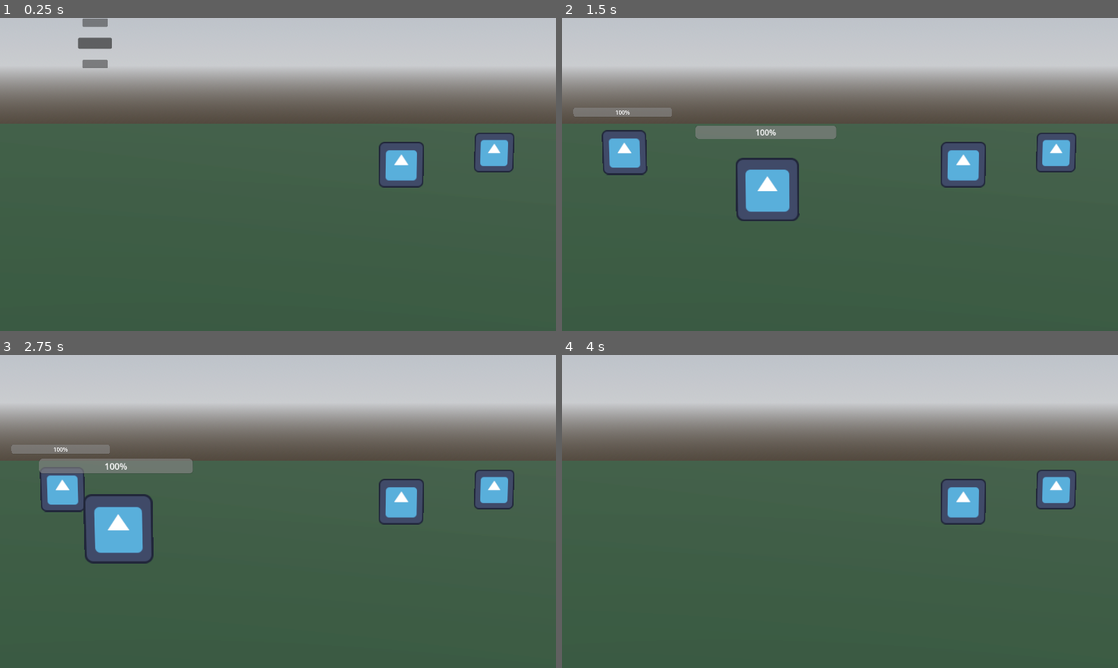
Above: before the commit, frames 1-4 (two rows, left to right).
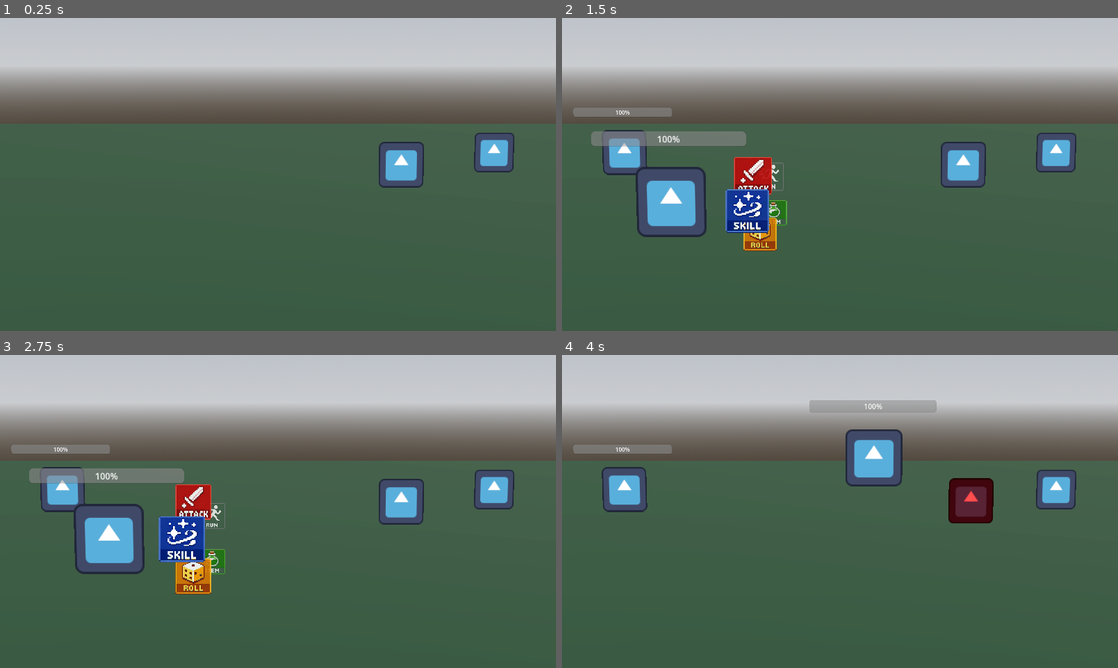
Above: after the commit, the same moments.

Repository: pollution0504/diceGame
Game: Godot game, scene res://Combat/battle_scene.tscn
The game is run twice, just before and just after one commit, with the same random seed, the same clock (stepped at 60 frames per second) and the same inputs. The project has no main scene, so this scene is started directly. The engine's default icon, where the game draws it, is replaced by a stand-in: a white triangle on a blue panel in a dark square.
Inputs:
- Up to frame 1 (0.25 s): no input
- Up to frame 2 (1.5 s): tap Enter (ui_accept) at 0.5, 1.35 s; hold D (right) 0.53-1.28 s; hold Enter (ui_accept) 0.53-1.28 s; hold S (down) from 1.28 s (still down)
- Up to frame 3 (2.75 s): tap Enter (ui_accept) at 1.52, 1.82 s; release S (down) at 2.03 s; hold D (right) from 2.03 s (still down); hold Enter (ui_accept) from 2.03 s (still down)
- Up to frame 4 (4 s): release D (right) at 2.78 s; release Enter (ui_accept) at 2.78 s; hold W (up) 2.78-3.53 s; tap Enter (ui_accept) at 2.85, 3.02, 3.32 s; hold A (left) from 3.53 s (still down); hold Enter (ui_accept) from 3.53 s (still down)

The runs differ from the first frame. In frame 1, 0.5% of the frame differs, in the area x 14-21%, y 0-16%; in frame 2, 7.9%, in the area x 5-50%, y 34-75%; in frame 3, 7.4%; in frame 4, 5.6%.

Commit message:
CAROUSEL WORKING OMG

Diff:
--- a/Combat/battle_scene.gd
+++ b/Combat/battle_scene.gd
@@ -13,6 +13,7 @@
 var allies : Array[BattleAlly]
 var enemies : Array[BattleEnemy]
 
+const COMBAT_MENU_OFFSET := Vector3(150,0,0)
 
 const BELL_TIMER_DURATION := 3.0
 const ENEMY_TURN_DELAY := 1.0
@@ -43,6 +44,10 @@
 		enemy.PlayIntroAnimation()
 	for ally in allies:
 		ally.PlayIntroAnimation()
+
+	# Problem 001
+	await get_tree().process_frame
+	await get_tree().create_timer(1.0).timeout
 	start_battle()
 
 func start_battle_music() -> void:
@@ -77,7 +82,7 @@
 		#hopefully this doesnt fuck up
 		ally.combat_menu = cm
 		cm.entity = ally
-		cm.hide()
+		cm.close()
 		ally.combat_menu.attack_pressed.connect(_on_attack_decision)
 		ally.combat_menu.run_pressed.connect(_on_run_decision)
 	# Connect using the callable syntax
@@ -116,8 +121,10 @@
 
 func ally_turn(actor: BattleAlly):
 	print(actor.name," ally turn")
-	actor.combat_menu.open()
-	# The menu will trigger _on_attack_decision via signal
+	var cam = get_viewport().get_camera_3d()
+	var screen_pos = cam.unproject_position(actor.global_position)
+	actor.combat_menu.position = screen_pos + Vector2(150, 0)
+	actor.combat_menu.open()	# The menu will trigger _on_attack_decision via signal
 
 func enemy_turn(actor: BattleEnemy):
 	print("enemy turn")
@@ -206,6 +213,9 @@
 
 	advance_turn()
 
+
+
+
 func _on_run_decision(source_entity : BattleEntity):
 	source_entity.combat_menu.close()
 	for a in allies:
--- a/Combat/combat_menu.gd
+++ b/Combat/combat_menu.gd
@@ -5,27 +5,38 @@
 
 signal attack_pressed(BattleEntity)
 signal skill_pressed(BattleEntity)
+signal roll_pressed(BattleEntity)
+signal item_pressed(BattleEntity)
 signal run_pressed(BattleEntity)
 
-@onready var option_holder := $OptionHolder
-@onready var labels := [
-	$OptionHolder/AttackLabel,
-	$OptionHolder/SkillLabel,
-	$OptionHolder/RunLabel
+## Combat Box
+@onready var carousel_container = $CarouselContainer
+@onready var option_holder := $CarouselContainer/OptionHolder
+@onready var option_icons := [
+	$CarouselContainer/OptionHolder/AttackIcon,
+	$CarouselContainer/OptionHolder/SkillIcon,
+	$CarouselContainer/OptionHolder/RollIcon,
+	$CarouselContainer/OptionHolder/ItemIcon,
+	$CarouselContainer/OptionHolder/RunIcon,
 ]
 
-var options := ["Attack", "Skill", "Run"]
+var options := ["Attack", "Skill", "Roll", "Item", "Run"]
 var selected_option := 0
 # is the menu showing
 var is_active := false
 
+# Layout -> Transform -> Size
 func _ready() -> void:
+	for icon in option_icons:
+		icon.custom_minimum_size = Vector2(96, 96)
+		icon.size = Vector2(96, 96)
 	hide()
 
 # i figured out how to do the subtext function thingy
 ## Opens the Combat Menu
 func open():
 	selected_option = 0
+	carousel_container.selected_index = 0
 	is_active = true
 	show()
 
@@ -41,11 +52,13 @@
 	if event.is_action_pressed("down"):
 		selected_option = (selected_option + 1) % options.size()
 		print(options[selected_option])
+		carousel_container.selected_index = selected_option
 		# no clue what this does lowkey
 		get_viewport().set_input_as_handled()
 
 	elif event.is_action_pressed("up"):
 		selected_option = (selected_option - 1 + options.size()) % options.size()
+		carousel_container.selected_index = selected_option
 		print(options[selected_option])
 		get_viewport().set_input_as_handled()
 
@@ -54,14 +67,18 @@
 		get_viewport().set_input_as_handled()
 
 func confirm_selection():
-	# lowkey fire
 	match options[selected_option]:
 		"Attack":
 			attack_pressed.emit(entity)
 		"Skill":
 			skill_pressed.emit(entity)
+		"Roll":
+			roll_pressed.emit(entity)
+		"Item":
+			item_pressed.emit(entity)
 		"Run":
 			run_pressed.emit(entity)
+
 
 #func update_visuals():
 	#for i in range(labels.size()):
--- a/Combat/combat_menu.tscn
+++ b/Combat/combat_menu.tscn
@@ -2,6 +2,11 @@
 
 [ext_resource type="Script" uid="uid://d4euuubm201l8" path="res://Combat/combat_menu.gd" id="1_2bcnp"]
 [ext_resource type="Script" uid="uid://bwc2axp5eah4c" path="res://carousel_menu_vert.gd" id="2_lmj7a"]
+[ext_resource type="Texture2D" uid="uid://1fwao1occ6sh" path="res://Sprites/attack.png" id="3_el3dd"]
+[ext_resource type="Texture2D" uid="uid://kddxixjcupd8" path="res://Sprites/skill.png" id="4_h4nhm"]
+[ext_resource type="Texture2D" uid="uid://k2l5f6fupr6i" path="res://Sprites/run.png" id="5_bbsmr"]
+[ext_resource type="Texture2D" uid="uid://r35ybnml5u2y" path="res://Sprites/roll.png" id="5_i6hxe"]
+[ext_resource type="Texture2D" uid="uid://eyykkws6cyym" path="res://Sprites/item.png" id="6_ki1hw"]
 
 [node name="CombatMenu" type="Control" unique_id=953059002]
 layout_mode = 3
@@ -13,51 +18,101 @@
 script = ExtResource("1_2bcnp")
 
 [node name="CarouselContainer" type="Node2D" parent="." unique_id=890633860 node_paths=PackedStringArray("position_offset_node")]
-position = Vector2(12, 52)
 script = ExtResource("2_lmj7a")
-wraparound_height = 28.6
-opacity_strength = 0.25
-selected_index = 1
+wraparound_enabled = true
+wraparound_radius = 80.0
+wraparound_height = -35.0
+opacity_strength = 0.105
+scale_strength = 0.218
+scale_min = 0.13
+selected_index = 4
 position_offset_node = NodePath("OptionHolder")
 metadata/_custom_type_script = "uid://bwc2axp5eah4c"
 
 [node name="OptionHolder" type="Control" parent="CarouselContainer" unique_id=1511333642]
 layout_mode = 3
 anchors_preset = 0
-offset_left = 185.0
-offset_top = -54.499996
-offset_right = 225.00006
-offset_bottom = -14.500195
+offset_left = 1.0
+offset_right = 370.0
+offset_bottom = 326.9997
 
-[node name="AttackLabel" type="Panel" parent="CarouselContainer/OptionHolder" unique_id=510008115]
-modulate = Color(1, 1, 1, 0.75)
+[node name="AttackIcon" type="TextureRect" parent="CarouselContainer/OptionHolder" unique_id=529652122]
+modulate = Color(1, 1, 1, 0.895)
+z_index = -4
+custom_minimum_size = Vector2(64, 64)
+layout_mode = 0
+offset_left = -103.81559
+offset_top = -51.915474
+offset_right = 152.18442
+offset_bottom = 204.08453
+scale = Vector2(0.78199995, 0.78199995)
+pivot_offset = Vector2(128, 128)
+mouse_filter = 2
+texture = ExtResource("3_el3dd")
+expand_mode = 3
+stretch_mode = 5
+
+[node name="SkillIcon" type="TextureRect" parent="CarouselContainer/OptionHolder" unique_id=827050596]
+modulate = Color(1, 1, 1, 0.79)
+z_index = -3
+custom_minimum_size = Vector2(64, 64)
+layout_mode = 0
+offset_left = -64.68441
+offset_top = -80.97719
+offset_right = 191.31558
+offset_bottom = 175.02281
+scale = Vector2(0.56400007, 0.56400007)
+pivot_offset = Vector2(128, 128)
+mouse_filter = 2
+texture = ExtResource("4_h4nhm")
+expand_mode = 3
+stretch_mode = 5
+
+[node name="RollIcon" type="TextureRect" parent="CarouselContainer/OptionHolder" unique_id=842843468]
+modulate = Color(1, 1, 1, 0.79)
+z_index = -2
+custom_minimum_size = Vector2(64, 64)
+layout_mode = 0
+offset_left = -64.68441
+offset_top = -175.02281
+offset_right = 191.31558
+offset_bottom = 80.97719
+scale = Vector2(0.56400007, 0.56400007)
+pivot_offset = Vector2(128, 128)
+mouse_filter = 2
+texture = ExtResource("5_i6hxe")
+expand_mode = 3
+stretch_mode = 5
+
+[node name="ItemIcon" type="TextureRect" parent="CarouselContainer/OptionHolder" unique_id=1376231407]
+modulate = Color(1, 1, 1, 0.89500004)
 z_index = -1
+custom_minimum_size = Vector2(64, 64)
 layout_mode = 0
-offset_left = -35.0
-offset_right = 35.0
-offset_bottom = 23.000008
-scale = Vector2(0.75, 0.75)
-pivot_offset = Vector2(35, 11.500004)
+offset_left = -103.815605
+offset_top = -204.0845
+offset_right = 152.18439
+offset_bottom = 51.915497
+scale = Vector2(0.78200006, 0.78200006)
+pivot_offset = Vector2(128, 128)
 mouse_filter = 2
+texture = ExtResource("6_ki1hw")
+expand_mode = 3
+stretch_mode = 5
 
-[node name="SkillLabel" type="Panel" parent="CarouselContainer/OptionHolder" unique_id=749832068]
+[node name="RunIcon" type="TextureRect" parent="CarouselContainer/OptionHolder" unique_id=1966655716]
+modulate = Color(1, 1, 1, 0.99999994)
 z_index = 1
+custom_minimum_size = Vector2(64, 64)
 layout_mode = 0
-offset_left = -35.0
-offset_top = 43.000008
-offset_right = 35.0
-offset_bottom = 66.00001
-pivot_offset = Vector2(35, 11.5)
+offset_left = -128.00005
+offset_top = -128.00005
+offset_right = 128.00008
+offset_bottom = 128.00008
+scale = Vector2(0.99999994, 0.99999994)
+pivot_offset = Vector2(128.00006, 128.00006)
 focus_mode = 2
-
-[node name="RunLabel" type="Panel" parent="CarouselContainer/OptionHolder" unique_id=882877489]
-modulate = Color(1, 1, 1, 0.75)
-z_index = -1
-layout_mode = 0
-offset_left = -35.0
-offset_top = 86.00001
-offset_right = 35.0
-offset_bottom = 109.00001
-scale = Vector2(0.75, 0.75)
-pivot_offset = Vector2(35, 11.5)
-mouse_filter = 2
+mouse_filter = 0
+texture = ExtResource("5_bbsmr")
+expand_mode = 3
+stretch_mode = 5
--- a/carousel_menu_vert.gd
+++ b/carousel_menu_vert.gd
@@ -21,16 +21,17 @@
 func _process(delta: float) -> void:
 	if !position_offset_node or position_offset_node.get_child_count() == 0:
 		return
-
 	selected_index = clamp(selected_index, 0, position_offset_node.get_child_count()-1)
-
 	for i in position_offset_node.get_children():
 		if wraparound_enabled:
-			var max_index_range = max(1, (position_offset_node.get_child_count() - 1) / 2.0)
-			var angle = clamp((i.get_index() - selected_index) / max_index_range, -1.0, 1.0) * PI
+			var count = position_offset_node.get_child_count()
+			var idx = i.get_index()
+			var rel = idx - selected_index
+			rel = fposmod(rel + count / 2.0, count) - count / 2.0
+			var angle = (rel / count) * TAU
 			var x = cos(angle) * wraparound_height
 			var y = sin(angle) * wraparound_radius
-			var target_pos = Vector2(x - wraparound_height, y) - i.size/2.0
+			var target_pos = Vector2(x - wraparound_height, y) - i.size / 2.0
 			i.position = lerp(i.position, target_pos, smoothing_speed * delta)
 		else:
 			var position_y = 0
@@ -39,13 +40,28 @@
 			i.position = Vector2(-i.size.x / 2.0, position_y)
 
 		i.pivot_offset = i.size/2.0
-		var target_scale = 1.0 - (scale_strength * abs(i.get_index()-selected_index))
+
+		# OLD CODE
+		#var target_scale = 1.0 - (scale_strength * abs(i.get_index()-selected_index))
+		#target_scale = clamp(target_scale, scale_min, 1.0)
+		#i.scale = lerp(i.scale, Vector2.ONE * target_scale, smoothing_speed*delta)
+#
+		#var target_opacity = 1.0 - (opacity_strength * abs(i.get_index()-selected_index))
+		#target_opacity = clamp(target_opacity, 0.0, 1.0)
+		#i.modulate.a = lerp(i.modulate.a, target_opacity, smoothing_speed*delta)
+
+		var dist = abs(i.get_index() - selected_index)
+		if wraparound_enabled:
+			var count = position_offset_node.get_child_count()
+			dist = abs(fposmod(i.get_index() - selected_index + count / 2.0, count) - count / 2.0)
+
+		var target_scale = 1.0 - (scale_strength * dist)
 		target_scale = clamp(target_scale, scale_min, 1.0)
-		i.scale = lerp(i.scale, Vector2.ONE * target_scale, smoothing_speed*delta)
+		i.scale = lerp(i.scale, Vector2.ONE * target_scale, smoothing_speed * delta)
 
-		var target_opacity = 1.0 - (opacity_strength * abs(i.get_index()-selected_index))
+		var target_opacity = 1.0 - (opacity_strength * dist)
 		target_opacity = clamp(target_opacity, 0.0, 1.0)
-		i.modulate.a = lerp(i.modulate.a, target_opacity, smoothing_speed*delta)
+		i.modulate.a = lerp(i.modulate.a, target_opacity, smoothing_speed * delta)
 
 		if i.get_index() == selected_index:
 			i.z_index = 1
Binary file added: Sprites/attack.png
Not shown, added: Sprites/attack.png.import
Binary file added: Sprites/item.png
Not shown, added: Sprites/item.png.import
Binary file added: Sprites/roll.png
Not shown, added: Sprites/roll.png.import
Binary file added: Sprites/run.png
Not shown, added: Sprites/run.png.import
Binary file added: Sprites/skill.png
Not shown, added: Sprites/skill.png.import
